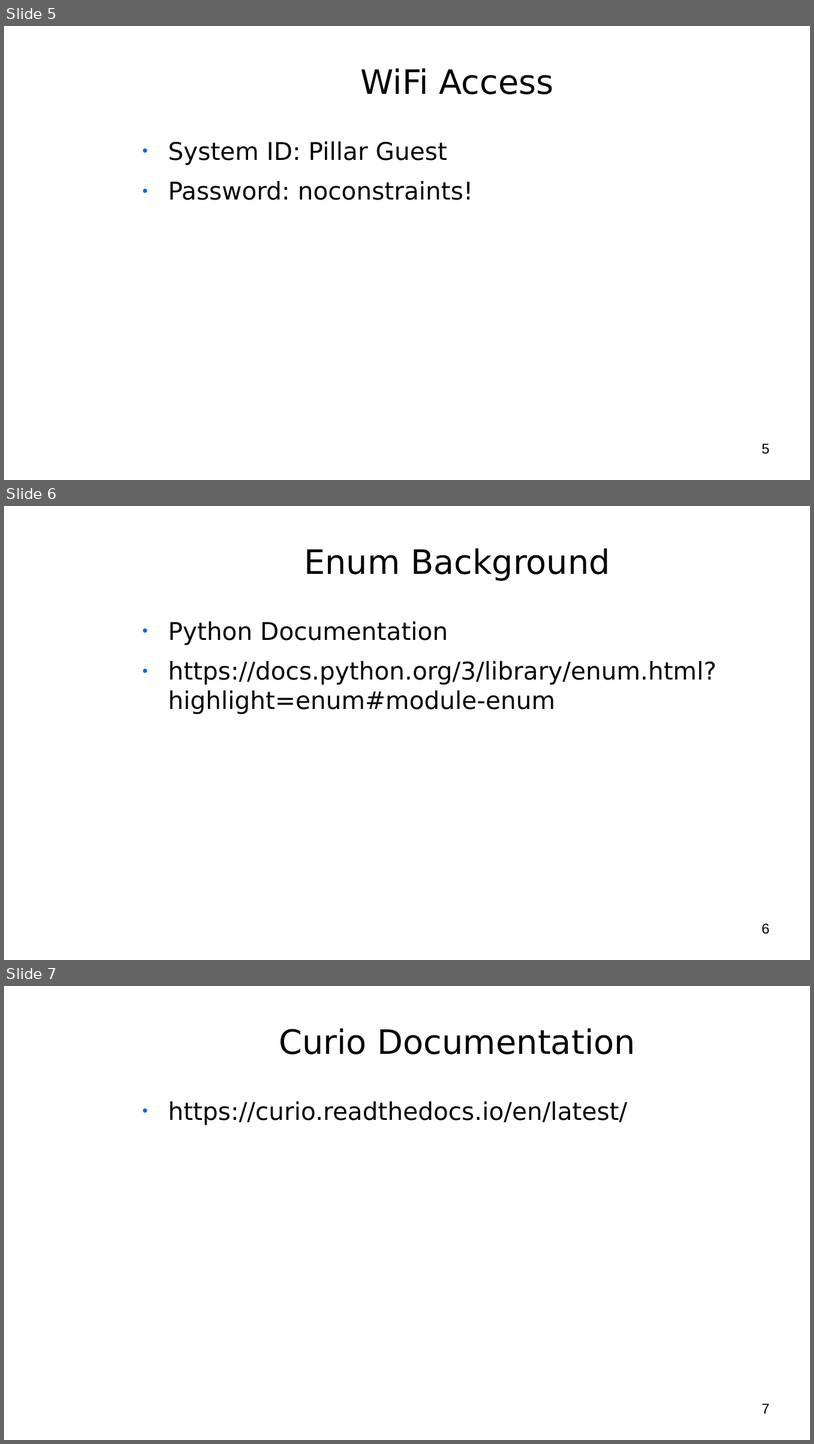
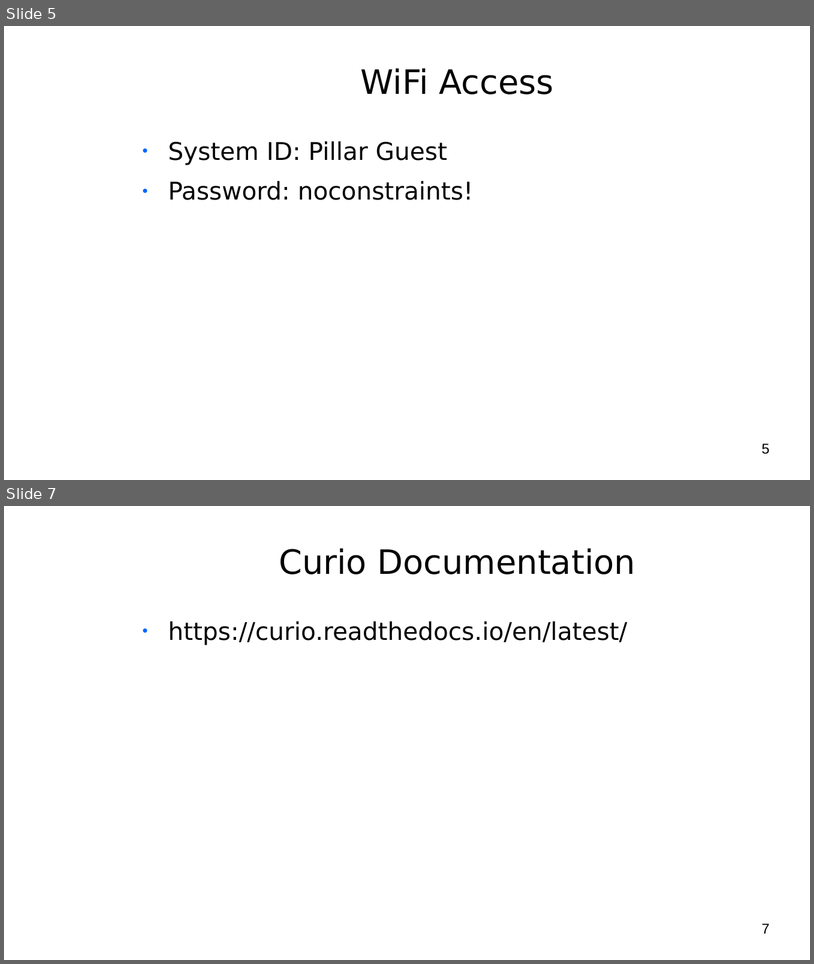
Before and after one commit to cohpy/PreMeetingBanners, a slide deck: Pre-meeting Banners.odp. Shown one above the other, each under a label of ours: slides 5, 6 and 7 before the commit, slides 5 and 7 after it; the slides between them are not shown. The pictures are 814x1444 and 814x964 pixels, drawn with LibreOffice and Linux fonts; fonts in the diff are those of the drawing; background and template pictures are left out. Boxes give left, top, right and bottom in pixels: in the first picture for what was removed or moved away, otherwise in the second. Text is boxed around its words. In the diff, an @@ line names an element or a change of style, - is before the commit and + after.

```diff
--- a/Pre-meeting Banners.odp
+++ b/Pre-meeting Banners.odp
@@ slide 6 removed at box(4, 506, 810, 960), background picture (left out) @@
@@ title removed at box(304, 548, 611, 581) @@
-Enum Background
@@ text removed at box(168, 621, 717, 714) @@
-● Python Documentation
-● https://docs.python.org/3/library/enum.html?highlight=enum#module-enum
@@ page number removed at box(762, 923, 770, 934) @@
-6
```
Also in this commit, not shown: 1 slide added.
